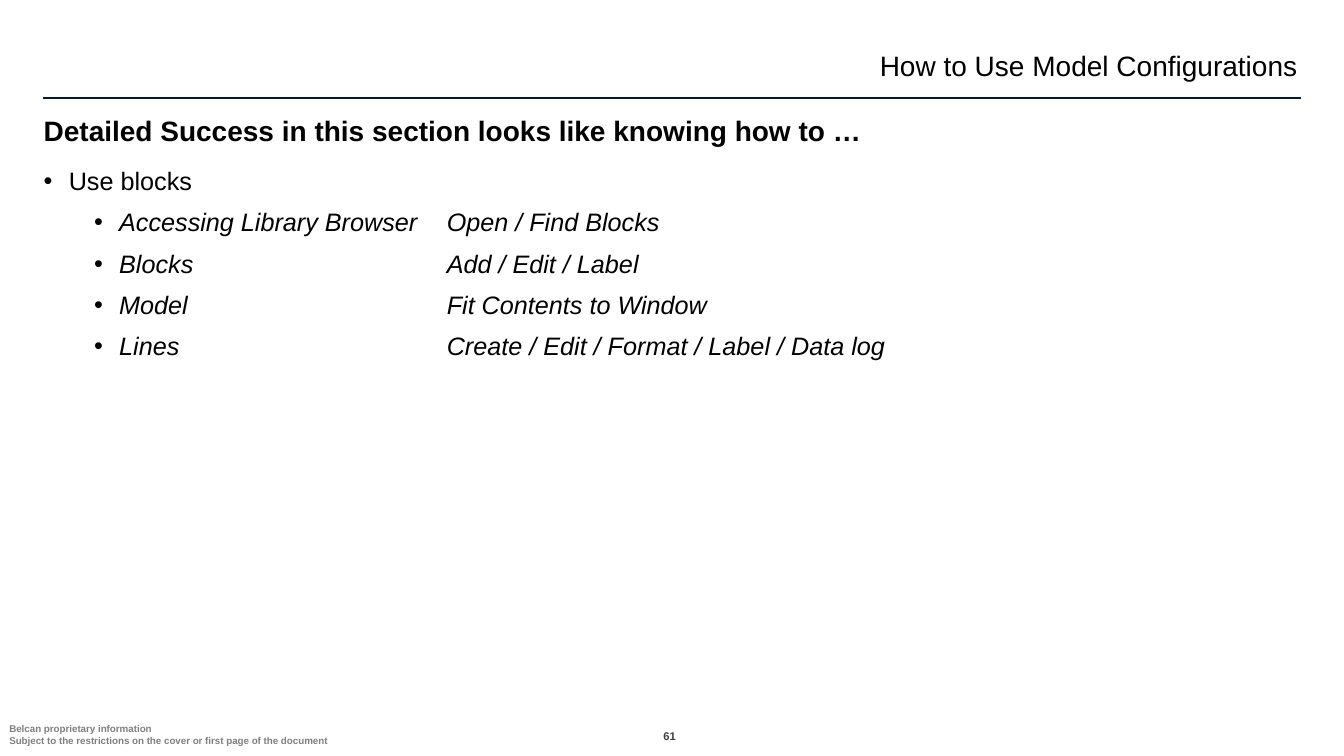
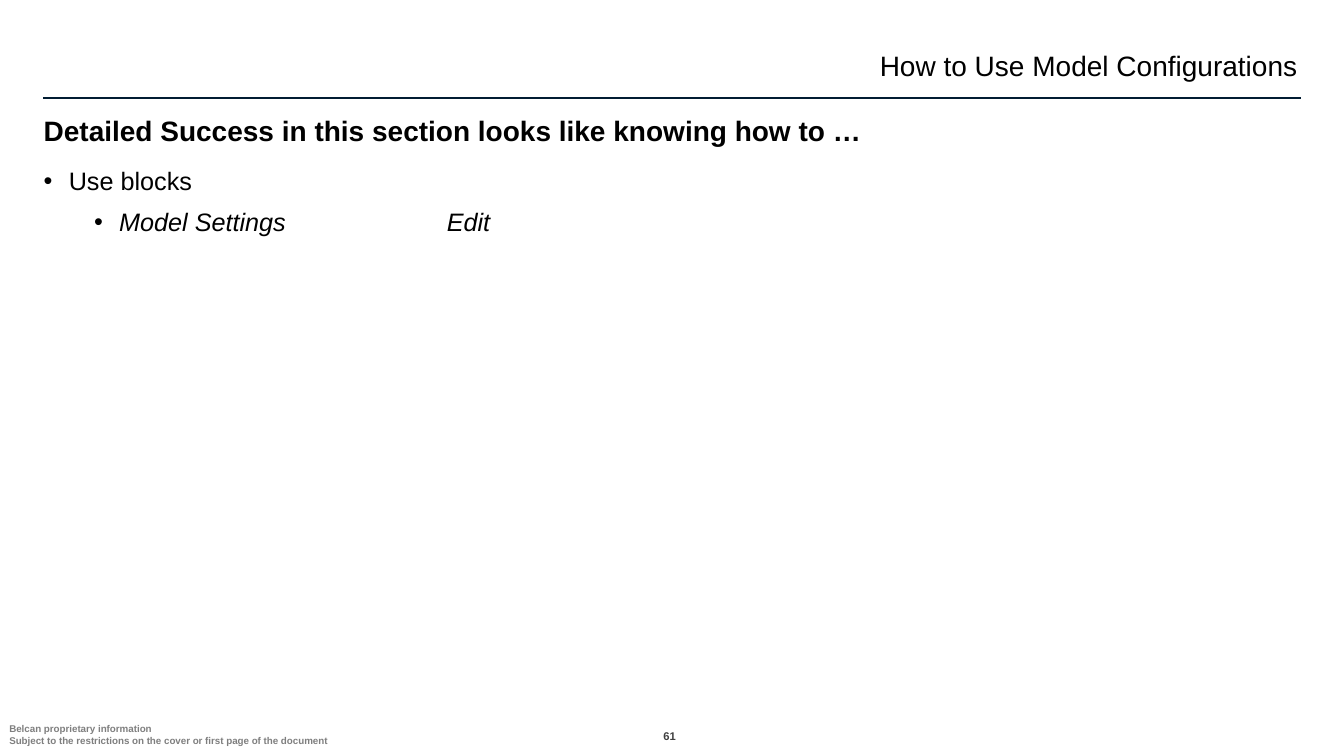
Before and after one commit to ntylerbelcan/aviation-controls-simulink-training-Belcan, a slide deck: slide 61 of ch02/01_polynomial_System/Chapter 2 01_polynomial_System.pptx. Drawn at 1344x756 pixels with LibreOffice and Linux fonts; fonts in the diff are those of the drawing; background and template pictures are left out. Boxes give left, top, right and bottom in pixels: in the first picture for what was removed or moved away, otherwise in the second. Text is boxed around its words. In the diff, an @@ line names an element or a change of style, - is before the commit and + after.

```diff
--- a/ch02/01_polynomial_System/Chapter 2 01_polynomial_System.pptx
+++ b/ch02/01_polynomial_System/Chapter 2 01_polynomial_System.pptx
@@ text at [119,212,490,237]: text changed @@
-  • Accessing Library Browser Open / Find Blocks
-  • Blocks Add / Edit / Label
-  • Model Fit Contents to Window
-  • Lines Create / Edit / Format / Label / Data log
+  • Model Settings Edit
```
Also in this commit, not shown: 7 other slides changed, 2 slides added, 3 slides removed, 1 other file.
